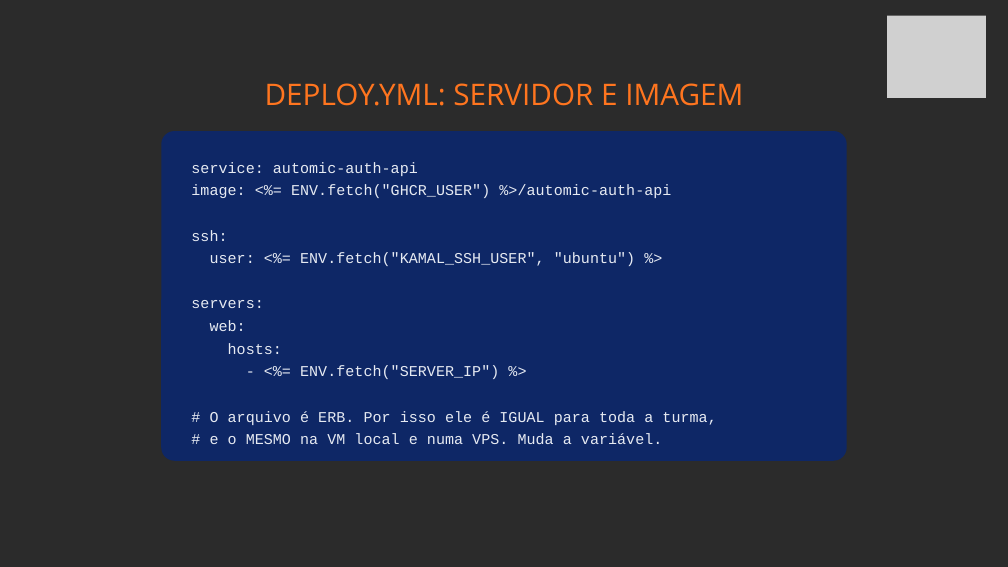
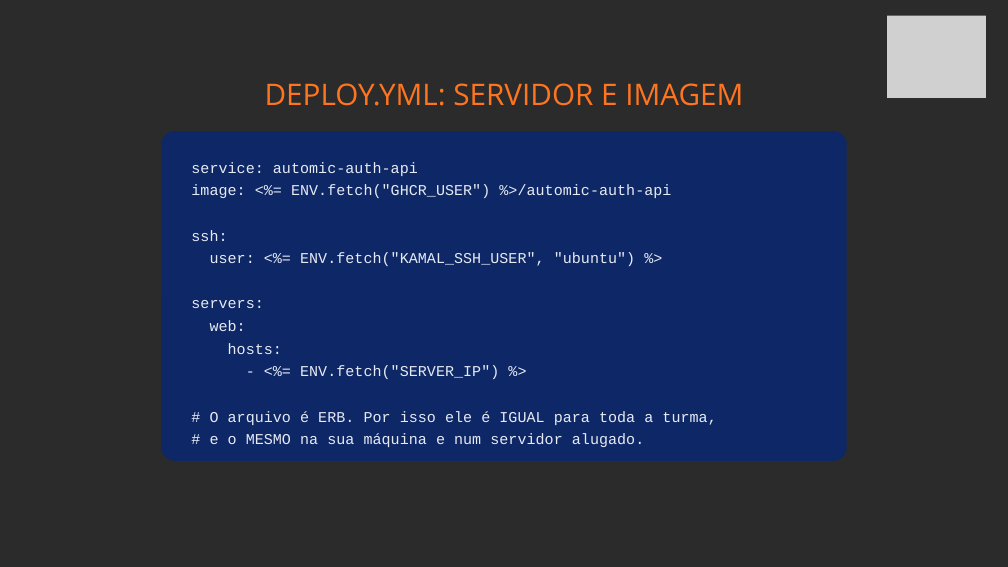
Before and after one commit to fabriciosiqueira08/capacitacao-gabarito, a slide deck: slide 29 of slides/build/aula-04-servidor-docker-kamal-e-deploy.pptx. Drawn at 1008x567 pixels with LibreOffice and Linux fonts; fonts in the diff are those of the drawing; grey boxes stand for pictures; background and template pictures are left out; a plain dark background stands for a picture behind light text. Boxes give left, top, right and bottom in pixels: in the first picture for what was removed or moved away, otherwise in the second. Text is boxed around its words. In the diff, an @@ line names an element or a change of style, - is before the commit and + after.

```diff
--- a/slides/build/aula-04-servidor-docker-kamal-e-deploy.pptx
+++ b/slides/build/aula-04-servidor-docker-kamal-e-deploy.pptx
@@ text at (210,433,644,447): text changed @@
-# e o MESMO na VM local e numa VPS. Muda a variável.
+# e o MESMO na sua máquina e num servidor alugado.
```
Also in this commit, not shown: 10 other slides changed, 34 other files.
